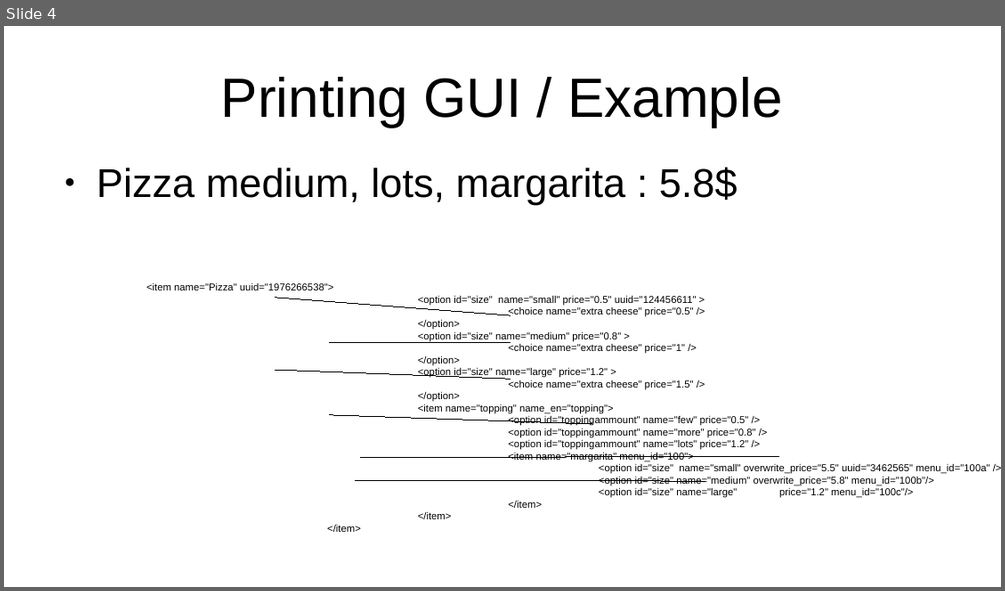
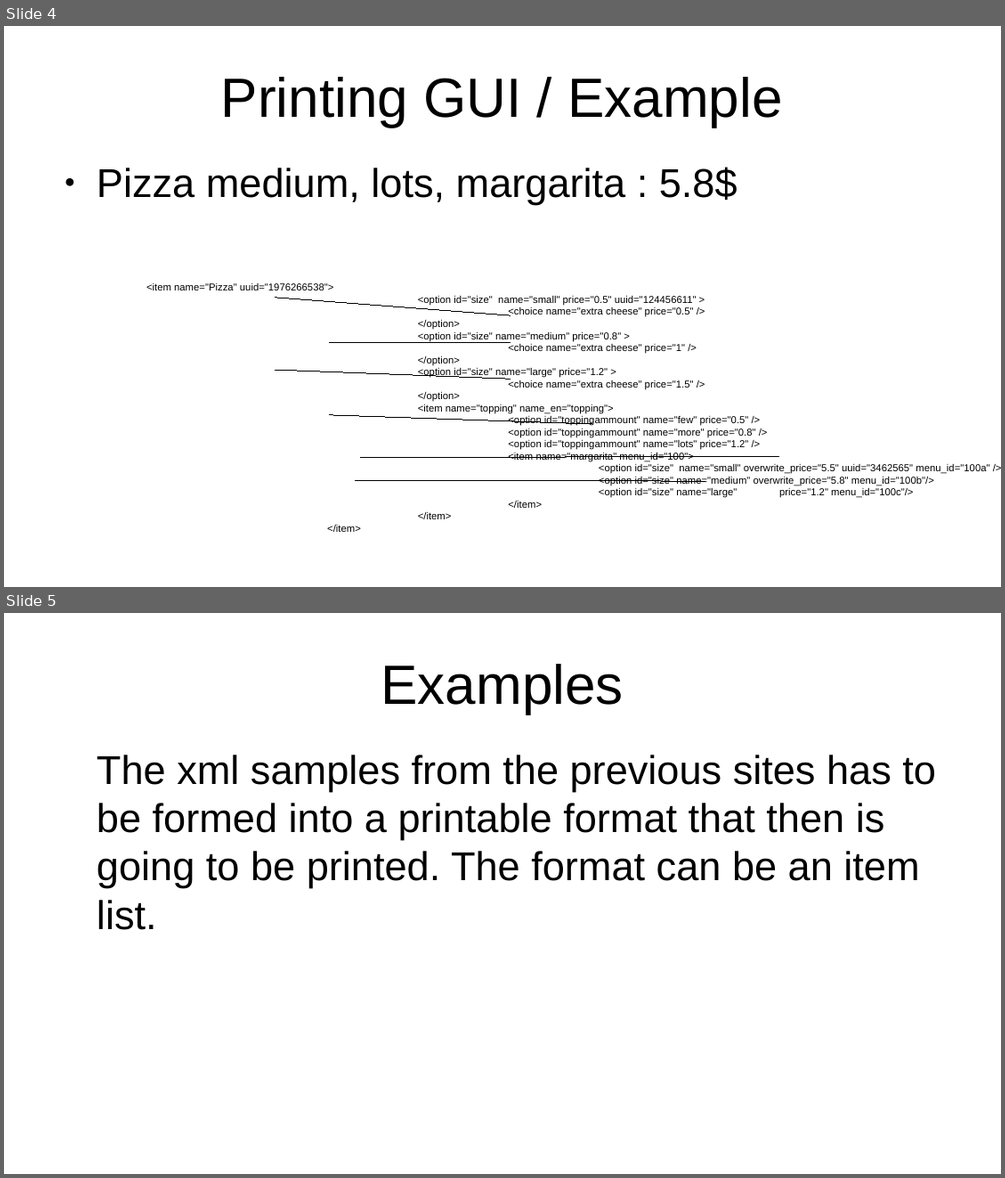
Before and after one commit to GregorGT/GastroManager, a slide deck: Documentation/printing_spec.odp. Shown one above the other, each under a label of ours: slide 4 before the commit, slides 4 and 5 after it. The pictures are 1005x591 and 1005x1178 pixels, drawn with LibreOffice and Linux fonts; fonts in the diff are those of the drawing. Boxes give left, top, right and bottom in pixels: in the first picture for what was removed or moved away, otherwise in the second. Text is boxed around its words. In the diff, an @@ line names an element or a change of style, - is before the commit and + after.

```diff
--- a/Documentation/printing_spec.odp
+++ b/Documentation/printing_spec.odp
@@ slide 5 added at (4, 613, 1001, 1174), background #FFFFFF @@
@@ title added at (381, 664, 623, 714), 44 pt, text #000000 @@
+Examples
@@ text added at (97, 755, 936, 930), 32 pt, text #000000 @@
+The xml samples from the previous sites has to be formed into a printable format that then is going to be printed. The format can be an item list.
```
Also in this commit, not shown: 2 slides changed.
